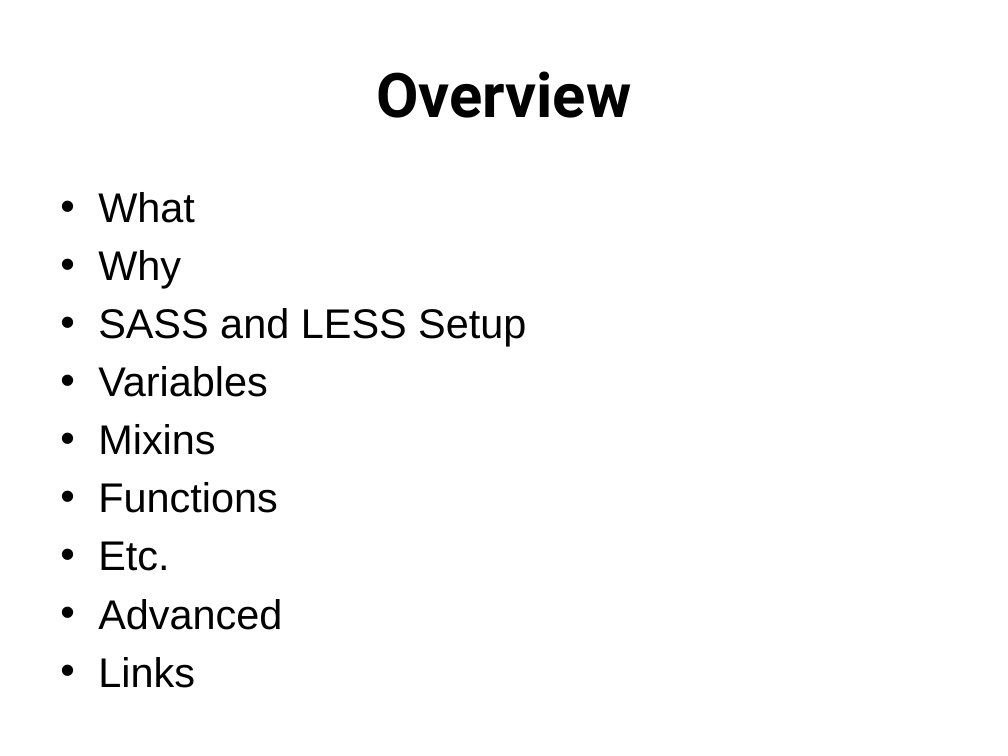
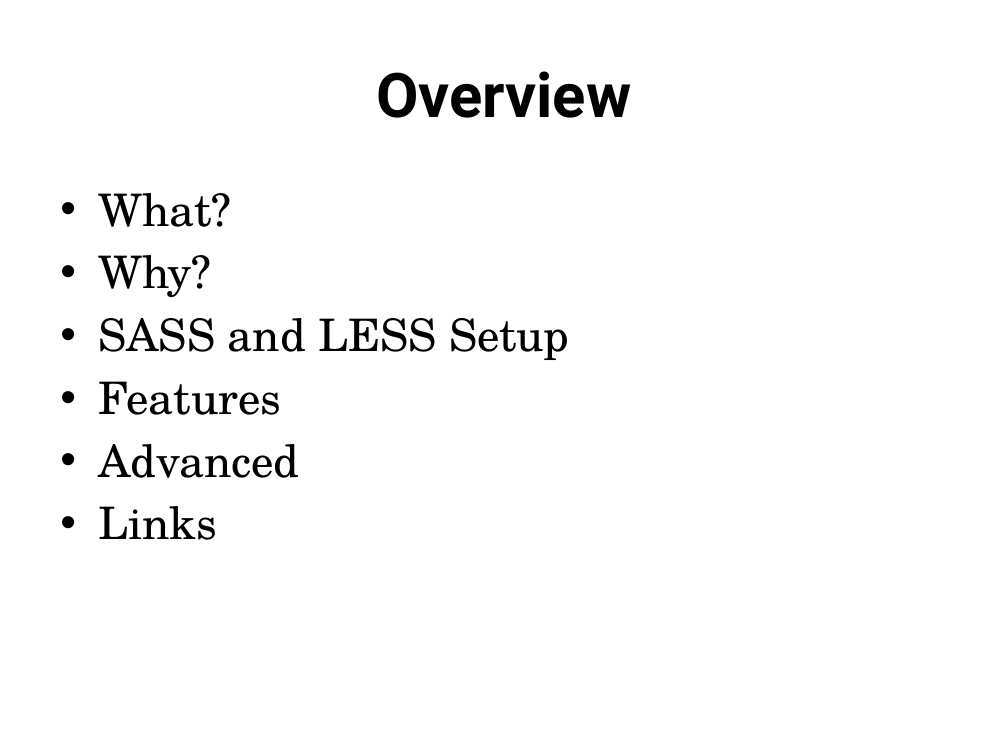
Before and after one commit to jacobladams/presentations, a slide deck: slide 4 of less-and-sass/Write LESS CSS and make it SASSier.pptx. Drawn at 1008x756 pixels with LibreOffice and Linux fonts; fonts in the diff are those of the drawing. Boxes give left, top, right and bottom in pixels: in the first picture for what was removed or moved away, otherwise in the second. Text is boxed around its words. In the diff, an @@ line names an element or a change of style, - is before the commit and + after.

```diff
--- a/less-and-sass/Write LESS CSS and make it SASSier.pptx
+++ b/less-and-sass/Write LESS CSS and make it SASSier.pptx
@@ text at (98, 193, 232, 298): text changed; size 29.6 to 32 pt; font Arial to TeX Gyre Schola @@
-• What
-• Why
+• What?
+• Why?
@@ text at (98, 318, 569, 540): size 29.6 to 32 pt, font Arial to TeX Gyre Schola in "SASS and LESS Setup", "Advanced", "Links" @@
@@ text at (98, 381, 281, 415): text changed; size 29.6 to 32 pt; font Arial to TeX Gyre Schola @@
-• Variables
-• Mixins
-• Functions
-• Etc.
+• Features
```
Also in this commit, not shown: 27 other slides changed, 13 slides added, 4 slides removed.
